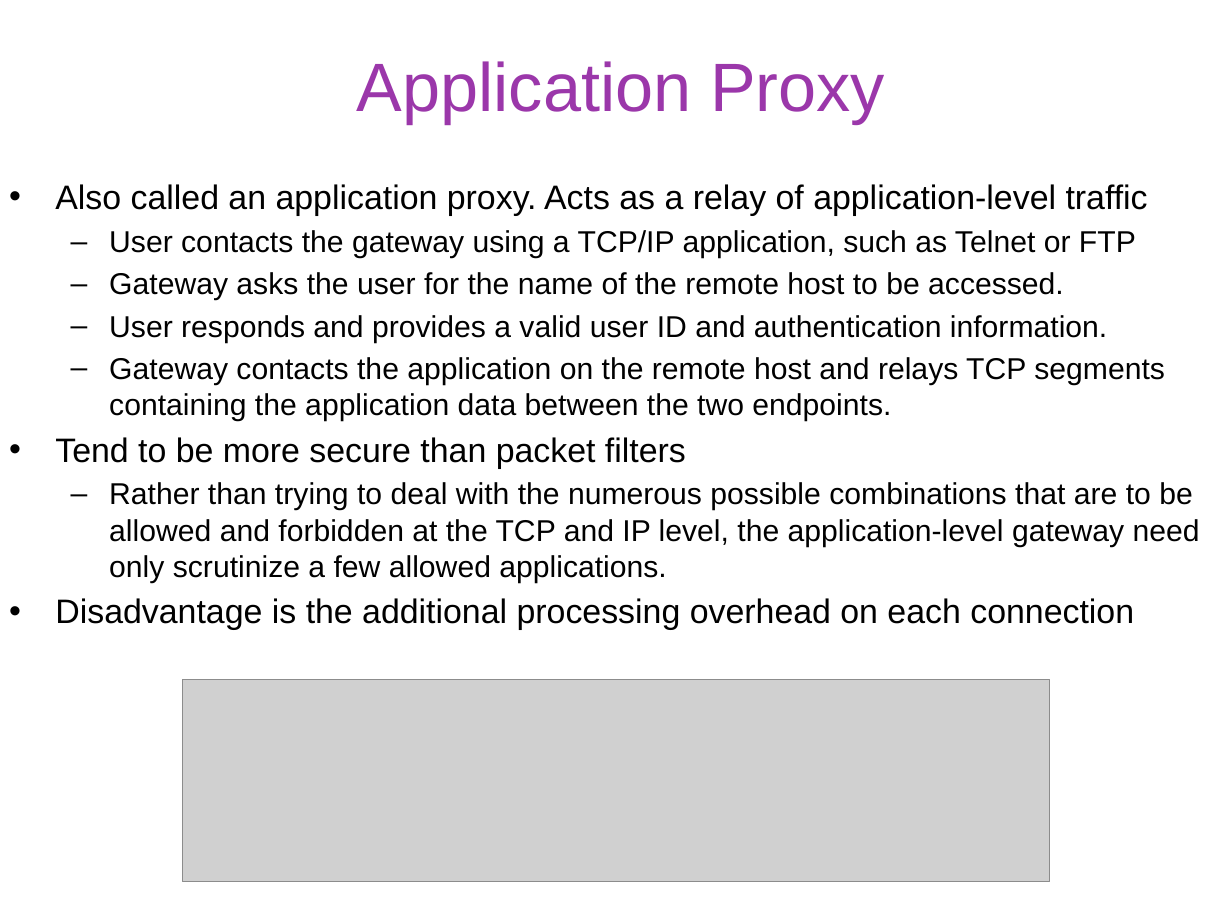
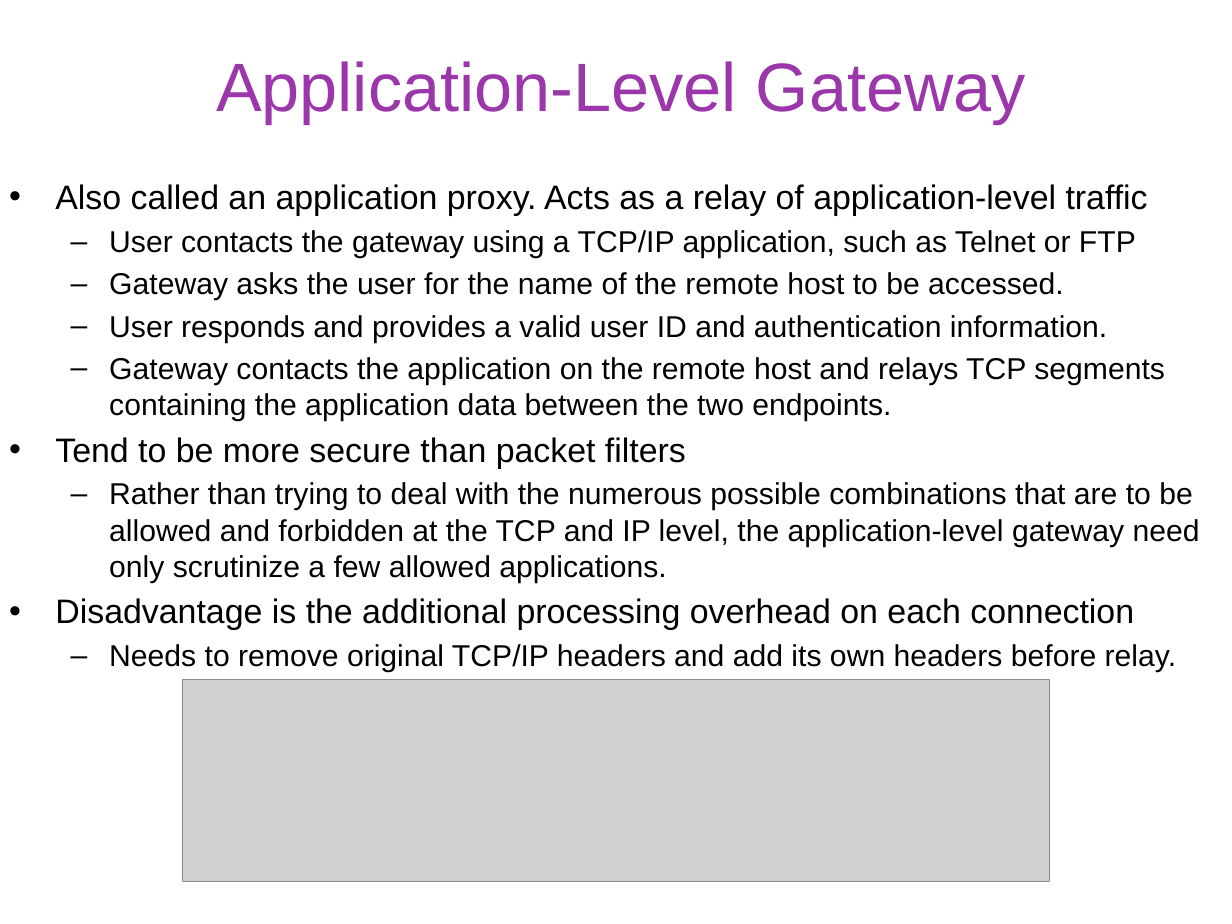
Before and after one commit to gulaoshi/gu.github.io, a slide deck: slide 18 of InfoSec/PPTs/L10-CH09-Firewalls and Intrusion Prevention.pptx. Drawn at 1232x924 pixels with LibreOffice and Linux fonts; fonts in the diff are those of the drawing; grey boxes stand for pictures. Boxes give left, top, right and bottom in pixels: in the first picture for what was removed or moved away, otherwise in the second. Text is boxed around its words. In the diff, an @@ line names an element or a change of style, - is before the commit and + after.

```diff
--- a/InfoSec/PPTs/L10-CH09-Firewalls and Intrusion Prevention.pptx
+++ b/InfoSec/PPTs/L10-CH09-Firewalls and Intrusion Prevention.pptx
@@ title at [216,61,1026,123]: text changed @@
-Application Proxy
+Application-Level Gateway
@@ text at [109,644,1176,673]: paragraph added @@
+  – Needs to remove original TCP/IP headers and add its own headers before relay.
```
Also in this commit, not shown: 15 other slides changed, 4 other files.
